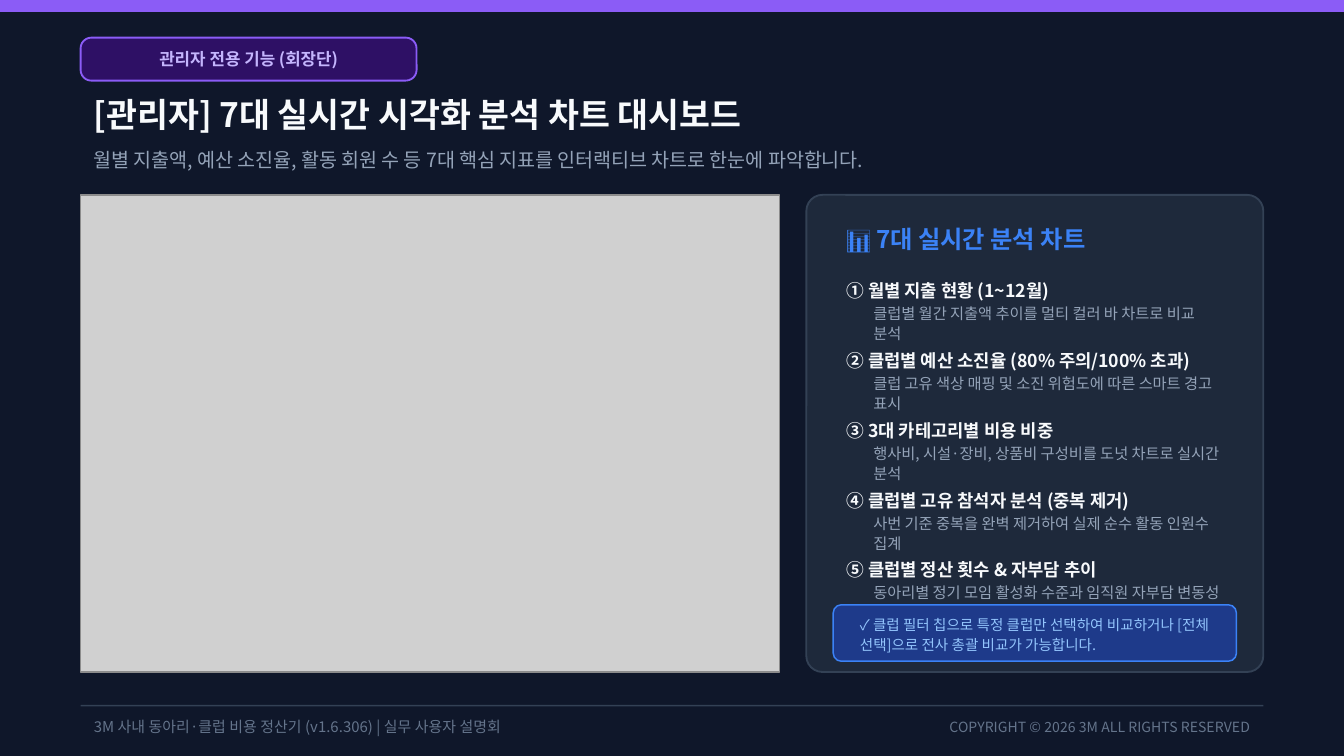
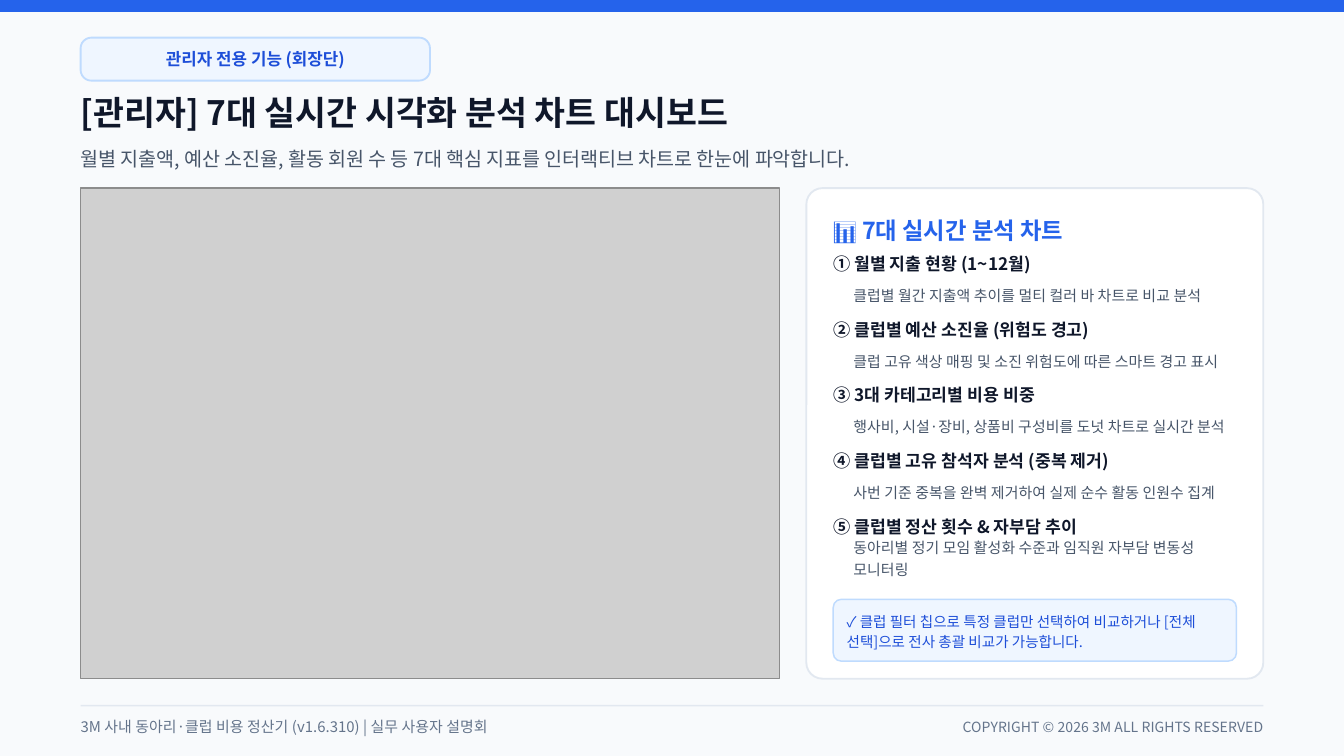
Before and after one commit to gochujangs33-dot/Club-expense, a slide deck: slide 10 of 3M_사내_클럽_비용_정산_시스템_사용_설명회.pptx. Drawn at 1344x756 pixels with LibreOffice and Linux fonts; fonts in the diff are those of the drawing; grey boxes stand for pictures. Boxes give left, top, right and bottom in pixels: in the first picture for what was removed or moved away, otherwise in the second. Text is boxed around its words. In the diff, an @@ line names an element or a change of style, - is before the commit and + after.

Commit message:
v1.6.311: 발표용 설명회 PPT 라이트 테마 전면 개편(줄간격/여백 최적화) 및 결산 보고서 소진율 퍼센트 줄바꿈 방지

```diff
--- a/3M_사내_클럽_비용_정산_시스템_사용_설명회.pptx
+++ b/3M_사내_클럽_비용_정산_시스템_사용_설명회.pptx
@@ rectangle at (0, 0, 1344, 755): fill #0F172A to #F8FAFC; outline #0F172A 1 pt to #F8FAFC 1 pt @@
@@ rectangle at (0, 0, 1344, 11): fill #8B5CF6 to #2563EB; outline #8B5CF6 1 pt to #2563EB 1 pt @@
@@ text "관리자 전용 기능 (회장단)" at (166, 51, 345, 69): text colour #C4B5FD to #1D4ED8 @@
@@ rounded rectangle: place and size @@
-rounded rectangle at (81, 38, 417, 81)
+rounded rectangle at (81, 38, 430, 81)
@@ rounded rectangle at (81, 38, 430, 81): fill #2E1065 to #EFF6FF; outline #8B5CF6 1 pt to #BFDBFE 1 pt @@
@@ text "[관리자] 7대 실시간 시각화 분석 ..." at (81, 96, 728, 131): text colour #F8FAFC to #0F172A @@
@@ text "월별 지출액, 예산 소진율, 활동 ..." at (81, 149, 850, 170): text colour #94A3B8 to #475569 @@
@@ text "📊 7대 실시간 분석 차트": place and size @@
-text "📊 7대 실시간 분석 차트" at (426, 151, 1086, 250)
+text "📊 7대 실시간 분석 차트" at (413, 150, 1063, 241)
@@ text "📊 7대 실시간 분석 차트" at (413, 150, 1063, 241): size 13 to 12.5 pt, text colour #3B82F6 to #2563EB @@
@@ picture: place and size @@
-picture at (81, 195, 780, 672)
+picture at (81, 188, 780, 679)
@@ rounded rectangle: place and size @@
-rounded rectangle at (806, 195, 1263, 672)
+rounded rectangle at (806, 188, 1263, 679)
@@ rounded rectangle at (806, 188, 1263, 679): fill #1E293B to #FFFFFF; outline #334155 1 pt to #E2E8F0 1 pt @@
@@ text "① 월별 지출 현황 (1~12월)": place and size @@
-text "① 월별 지출 현황 (1~12월)" at (846, 282, 1049, 301)
+text "① 월별 지출 현황 (1~12월)" at (833, 255, 1031, 274)
@@ text "클럽별 월간 지출액 추이를 멀티 ...": place and size @@
-text "클럽별 월간 지출액 추이를 멀티 ..." at (873, 306, 1195, 340)
+text "클럽별 월간 지출액 추이를 멀티 ..." at (853, 288, 1202, 302)
@@ text at (833, 321, 1089, 340): text changed; size 9.5 to 9.2 pt; text colour #F8FAFC to #0F172A @@
-② 클럽별 예산 소진율 (80% 주의/100% 초과)
+② 클럽별 예산 소진율 (위험도 경고)
@@ text "클럽 고유 색상 매핑 및 ...": place and size @@
-text "클럽 고유 색상 매핑 및 ..." at (873, 376, 1212, 410)
+text "클럽 고유 색상 매핑 및 ..." at (853, 354, 1219, 368)
@@ text "③ 3대 카테고리별 비용 비중": place and size @@
-text "③ 3대 카테고리별 비용 비중" at (846, 422, 1054, 439)
+text "③ 3대 카테고리별 비용 비중" at (833, 386, 1035, 403)
@@ text "행사비, 시설·장비, 상품비 구성비를 도넛 ...": place and size @@
-text "행사비, 시설·장비, 상품비 구성비를 도넛 ..." at (873, 446, 1219, 480)
+text "행사비, 시설·장비, 상품비 구성비를 도넛 ..." at (853, 419, 1225, 435)
@@ text "④ 클럽별 고유 참석자 분석 ...": place and size @@
-text "④ 클럽별 고유 참석자 분석 ..." at (846, 492, 1129, 511)
+text "④ 클럽별 고유 참석자 분석 ..." at (833, 452, 1109, 471)
@@ text "사번 기준 중복을 완벽 제거하여 ...": place and size @@
-text "사번 기준 중복을 완벽 제거하여 ..." at (873, 516, 1209, 550)
+text "사번 기준 중복을 완벽 제거하여 ..." at (853, 485, 1215, 499)
@@ size 9.5 to 9.2 pt, text colour #F8FAFC to #0F172A in 4 elements at (833, 255, 1031, 274), (833, 386, 1035, 403), (833, 452, 1109, 471), (833, 518, 1077, 535) @@
@@ text "⑤ 클럽별 정산 횟수 & ...": place and size @@
-text "⑤ 클럽별 정산 횟수 & ..." at (846, 561, 1097, 578)
+text "⑤ 클럽별 정산 횟수 & ..." at (833, 518, 1077, 535)
@@ size 8.2 to 8 pt, text colour #94A3B8 to #475569; line spacing 11pt to 12pt in 5 elements at (853, 288, 1202, 302), (853, 354, 1219, 368), (853, 419, 1225, 435), (853, 485, 1215, 499), (853, 540, 1195, 576) @@
@@ text "동아리별 정기 모임 활성화 수준과 ...": place and size @@
-text "동아리별 정기 모임 활성화 수준과 ..." at (873, 585, 1219, 624)
+text "동아리별 정기 모임 활성화 수준과 ..." at (853, 540, 1195, 576)
@@ rounded rectangle: place and size @@
-rounded rectangle at (833, 605, 1236, 661)
+rounded rectangle at (833, 599, 1236, 661)
@@ rounded rectangle at (833, 599, 1236, 661): fill #1E3A8A to #EFF6FF; outline #3B82F6 0.8 pt to #BFDBFE 0.8 pt; proportions changed @@
@@ text "✓ 클럽 필터 칩으로 특정 ..." at (847, 615, 1196, 650): text colour #93C5FD to #1D4ED8 @@
@@ text at (81, 719, 487, 735): text changed @@
-3M 사내 동아리·클럽 비용 정산기 (v1.6.306) | 실무 사용자 설명회
+3M 사내 동아리·클럽 비용 정산기 (v1.6.310) | 실무 사용자 설명회
@@ line (81, 706) - (1263, 706): stroke #334155 0.8 pt to #E2E8F0 0.8 pt @@
@@ text "COPYRIGHT © 2026 3M ALL ...": place and size @@
-text "COPYRIGHT © 2026 3M ALL ..." at (949, 722, 1250, 732)
+text "COPYRIGHT © 2026 3M ALL ..." at (963, 721, 1263, 732)
```
Also in this commit, not shown: 11 other slides changed, 17 other files.
